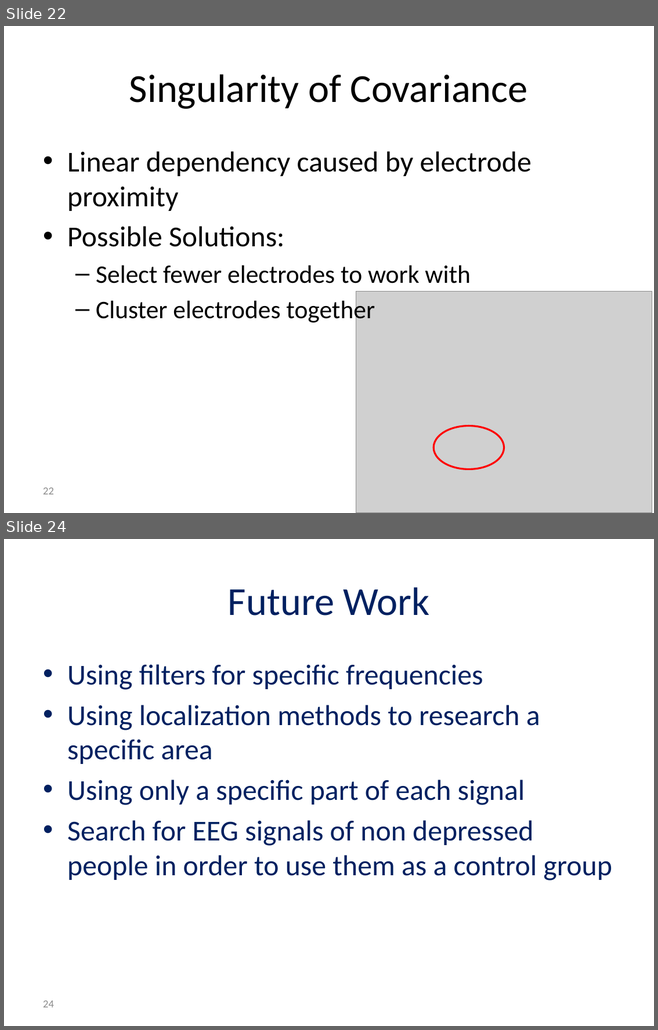
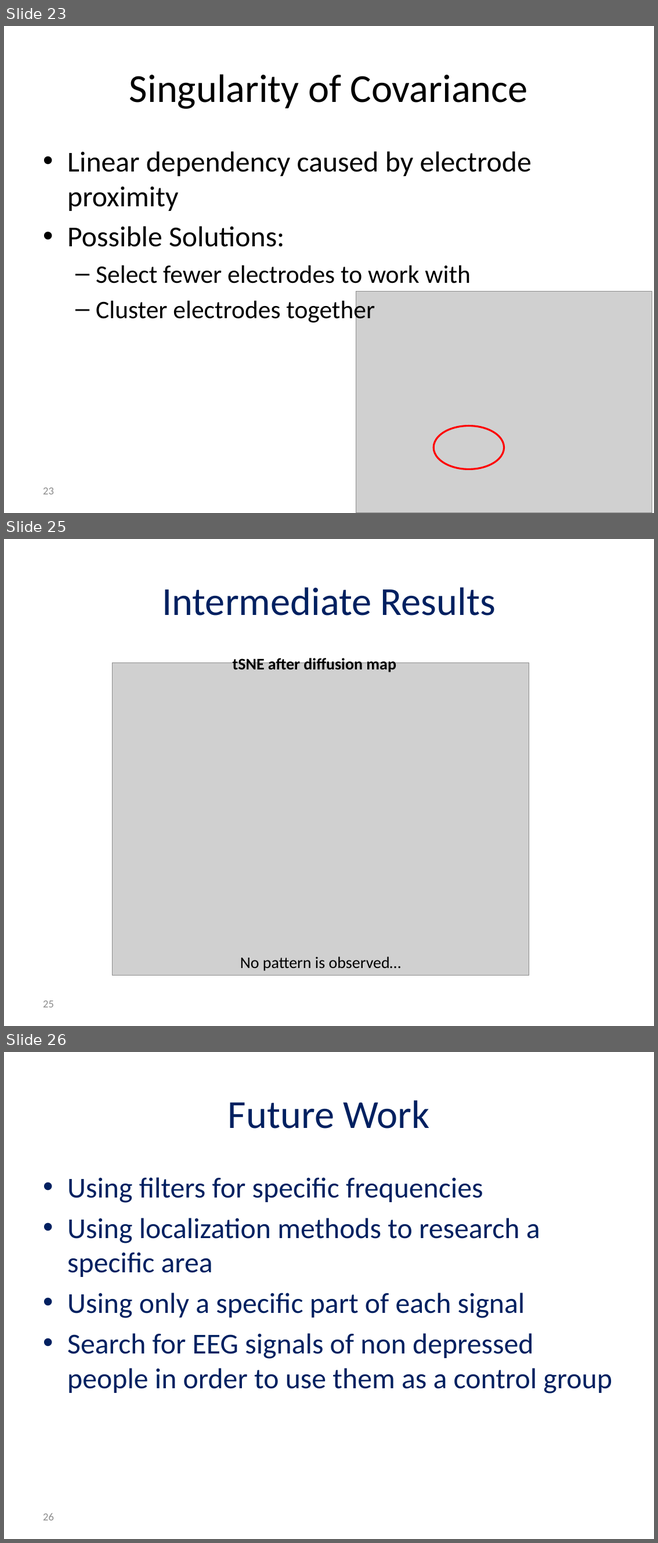
Before and after one commit to reggevlivney/BrainSway, a slide deck: Project_Midterm_Presentation.pptx. Shown one above the other, each under a label of ours: slides 22 and 24 before the commit, slides 23, 25 and 26 after it; the slides between them are not shown. The pictures are 658x1030 and 658x1543 pixels, drawn with LibreOffice and Linux fonts; fonts in the diff are those of the drawing; grey boxes stand for pictures; background and template pictures are left out. Boxes give left, top, right and bottom in pixels: in the first picture for what was removed or moved away, otherwise in the second. Text is boxed around its words. In the diff, an @@ line names an element or a change of style, - is before the commit and + after.

```diff
--- a/Project_Midterm_Presentation.pptx
+++ b/Project_Midterm_Presentation.pptx
@@ slide 25 added at [4, 539, 654, 1026], background #FFFFFF @@
@@ title added at [162, 587, 495, 616], 44 pt, text #002060 @@
+Intermediate Results
@@ text added at [233, 656, 396, 672], 18 pt, text #000000, bold @@
+tSNE after diffusion map
@@ picture added at [112, 663, 529, 976] @@
@@ text added at [240, 957, 401, 971], 18 pt, text #000000 @@
+No pattern is observed…
@@ page number added at [43, 1001, 54, 1008], 12 pt, text #8C8C8C @@
+25
@@ what was slide 22 is now slide 23 @@
@@ page number at [43, 488, 54, 495]: text changed @@
-22
+23
@@ what was slide 24 is now slide 26 @@
@@ page number at [43, 1513, 54, 1521]: text changed @@
-24
+26
```
Also in this commit, not shown: 8 slides changed, 2 other slides added, 1 slide removed, 1 other file.
